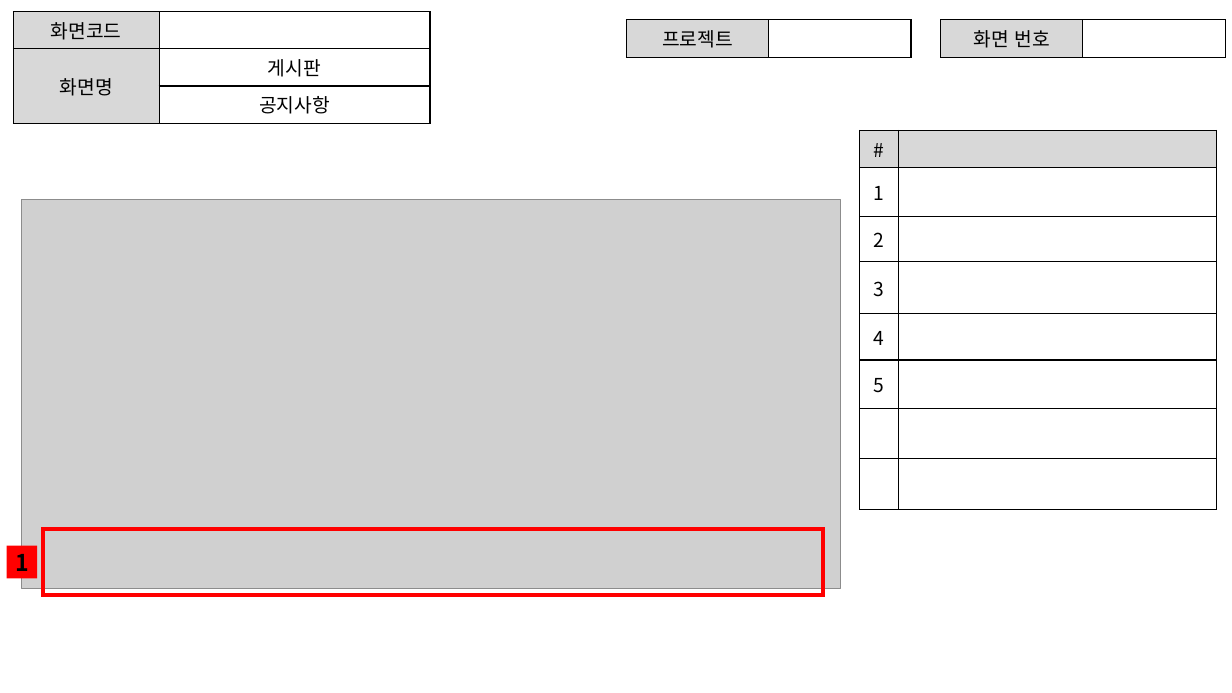
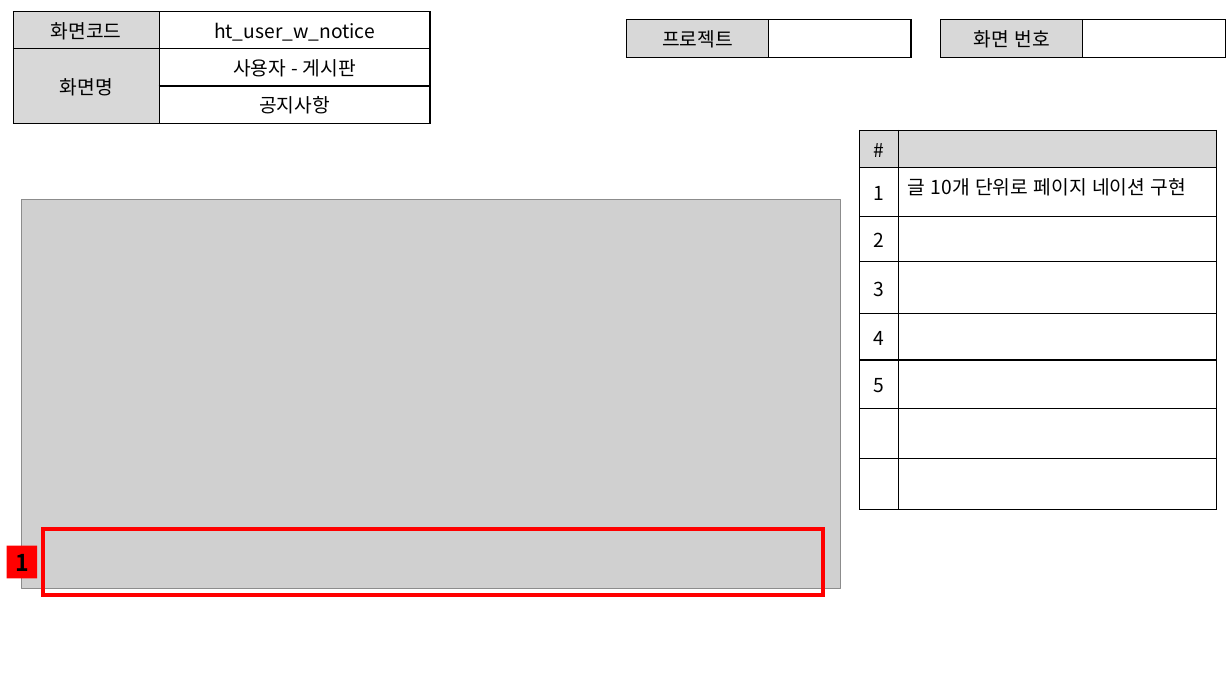
Before and after one commit to ezenteam2/e-Zone, a slide deck: slide 3 of 0 발표용 파워포인트/project05 - 파워포인트 종합 - 현태.pptx. Drawn at 1232x693 pixels with LibreOffice and Linux fonts; fonts in the diff are those of the drawing; grey boxes stand for pictures. Boxes give left, top, right and bottom in pixels: in the first picture for what was removed or moved away, otherwise in the second. Text is boxed around its words. In the diff, an @@ line names an element or a change of style, - is before the commit and + after.

```diff
--- a/0 발표용 파워포인트/project05 - 파워포인트 종합 - 현태.pptx
+++ b/0 발표용 파워포인트/project05 - 파워포인트 종합 - 현태.pptx
@@ table at (13,12,430,118) @@
-row 1, column 2: 
+row 1, column 2: ht_user_w_notice
-row 2, column 2: 게시판
+row 2, column 2: 사용자 - 게시판
@@ table at (860,130,1217,512) @@
-row 2, column 2: 
+row 2, column 2: 글 10개 단위로 페이지 네이션 구현
```
Also in this commit, not shown: 9 other slides changed, 10 slides added, 2 other files.
